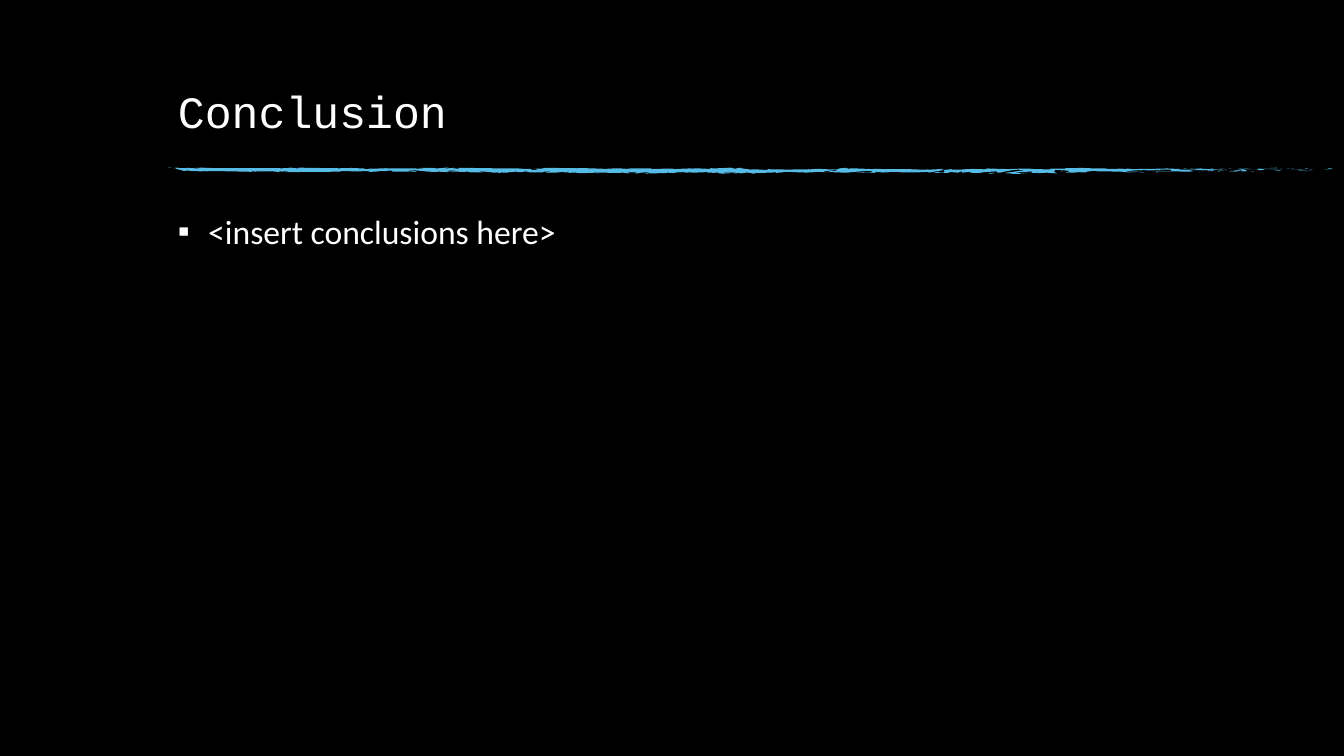
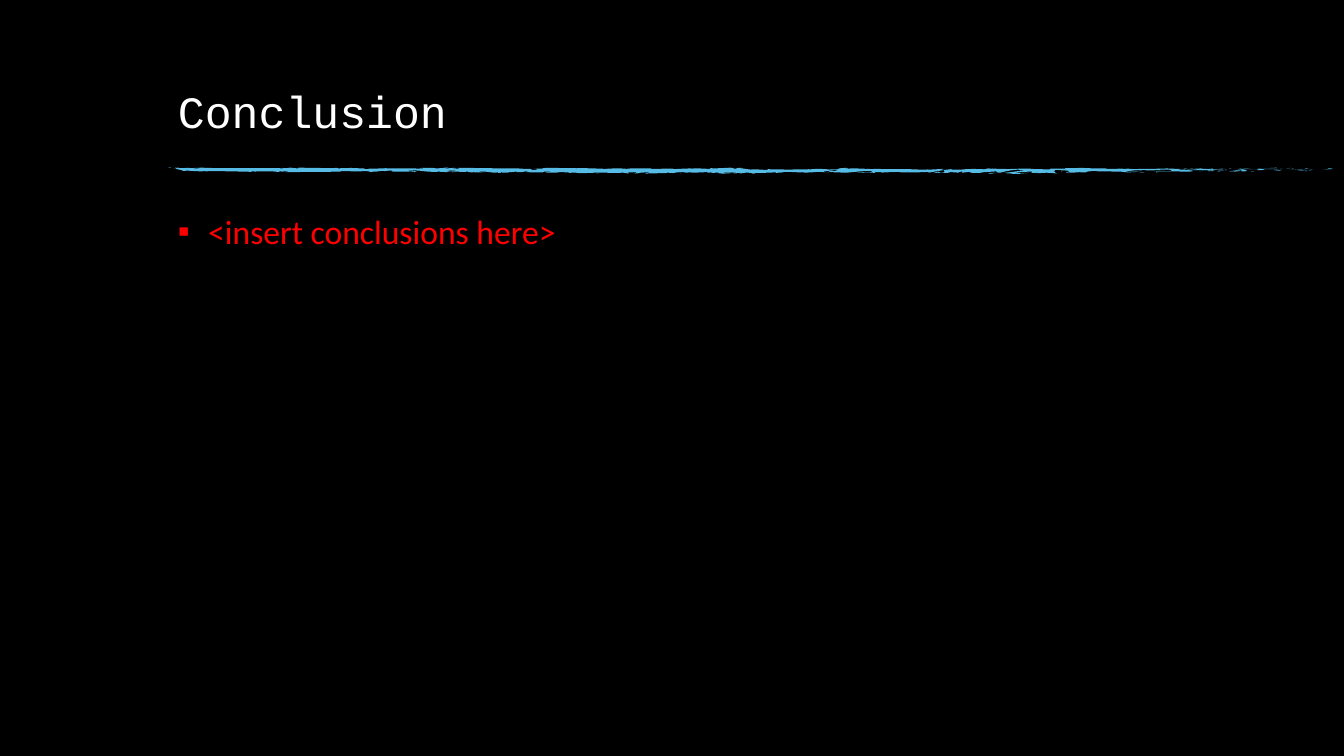
Before and after one commit to msnyde8/Graduate_Project-Upset_Potential, a slide deck: slide 22 of Upset Potential in the NFL.pptx (slide 27 before the commit). Drawn at 1344x756 pixels with LibreOffice and Linux fonts; fonts in the diff are those of the drawing; background and template pictures are left out. Boxes give left, top, right and bottom in pixels: in the first picture for what was removed or moved away, otherwise in the second. Text is boxed around its words. In the diff, an @@ line names an element or a change of style, - is before the commit and + after.

```diff
--- a/Upset Potential in the NFL.pptx
+++ b/Upset Potential in the NFL.pptx
@@ text "<insert conclusions here>" at (208, 220, 555, 245): text colour #FFFFFF to #FF0000 @@
```
Also in this commit, not shown: 11 other slides changed, 1 slide added, 6 slides removed, 1 other file.
